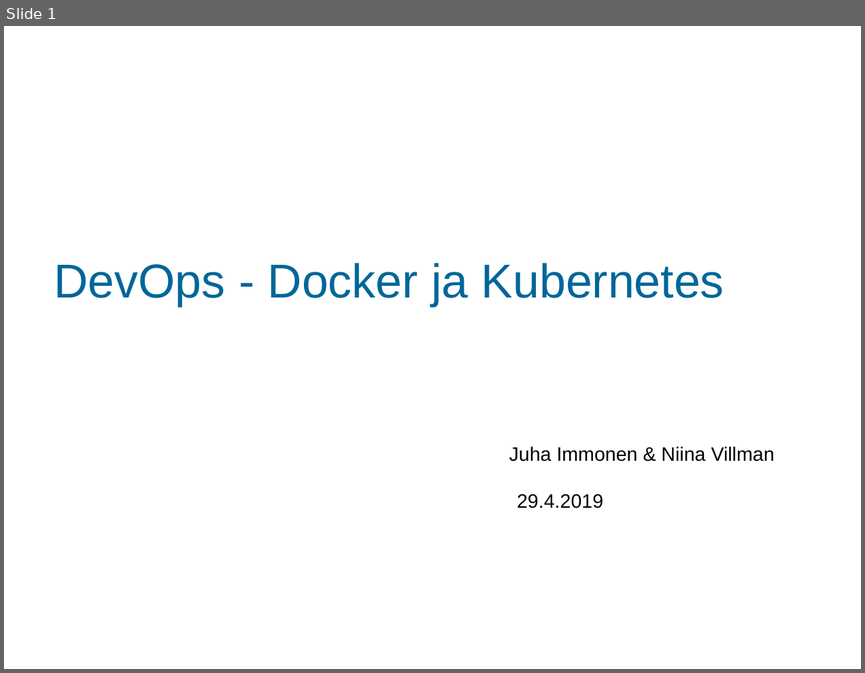
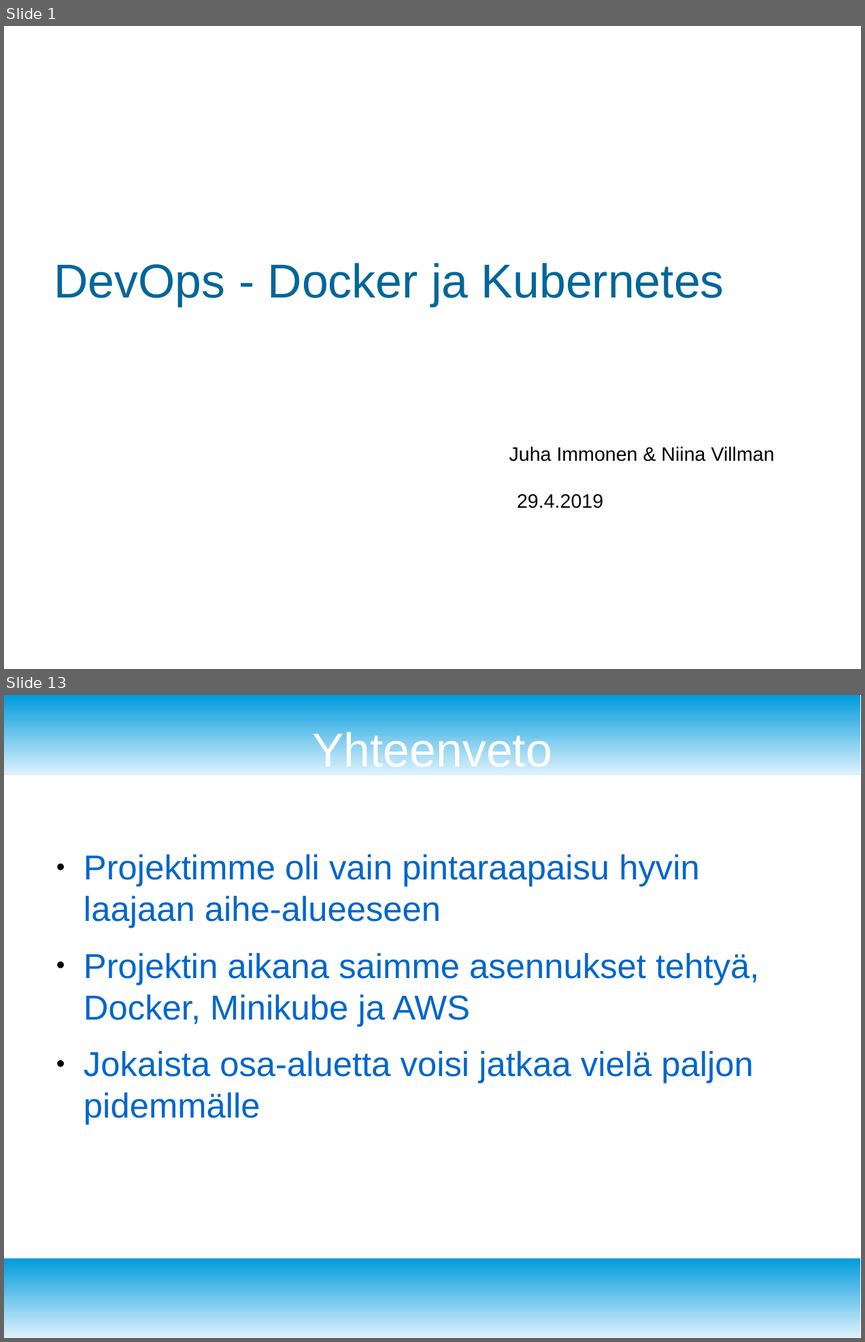
Before and after one commit to immonju1/pilvipalvelut, a slide deck: documents/pilvipalvelut_esitys_immonen_villman.odp. Shown one above the other, each under a label of ours: slide 1 before the commit, slides 1 and 13 after it; the slides between them are not shown. The pictures are 865x673 and 865x1342 pixels, drawn with LibreOffice and Linux fonts; fonts in the diff are those of the drawing; background and template pictures are left out. Boxes give left, top, right and bottom in pixels: in the first picture for what was removed or moved away, otherwise in the second. Text is boxed around its words. In the diff, an @@ line names an element or a change of style, - is before the commit and + after.

```diff
--- a/documents/pilvipalvelut_esitys_immonen_villman.odp
+++ b/documents/pilvipalvelut_esitys_immonen_villman.odp
@@ slide 13 added at [4,695,861,1338], background #FFFFFF @@
@@ rectangle added at [4,695,861,775], fill gradient #DFF2FC to #009BDD @@
@@ title added at [312,728,552,775], 44 pt, text #FFFFFF @@
+Yhteenveto
@@ text added at [84,854,759,1125], 32 pt, text #0066CC @@
+● Projektimme oli vain pintaraapaisu hyvin laajaan aihe-alueeseen
+● Projektin aikana saimme asennukset tehtyä, Docker, Minikube ja AWS
+● Jokaista osa-aluetta voisi jatkaa vielä paljon pidemmälle
@@ rectangle added at [4,1258,861,1338], fill gradient #DFF2FC to #009BDD @@
```
Also in this commit, not shown: 2 slides changed, 9 other slides added, 6 slides removed.
